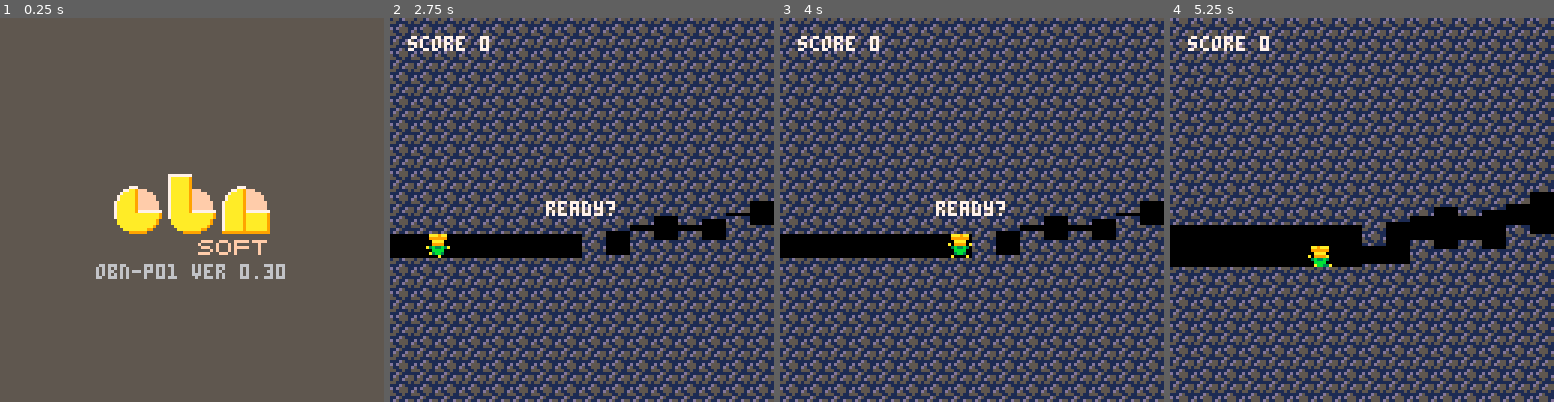
Above: before the commit, frames 1-4 (left to right).
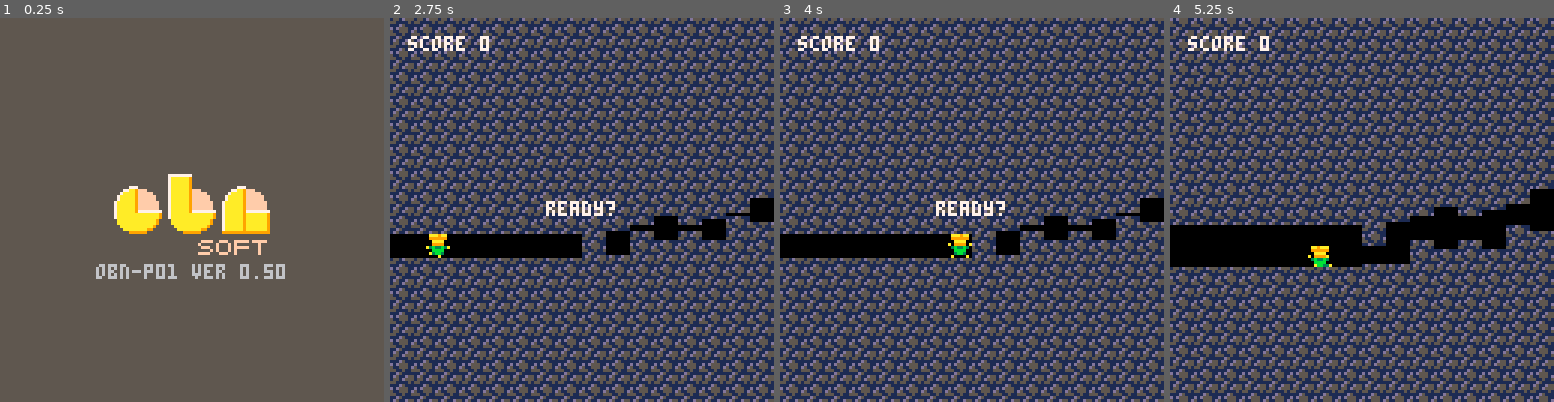
Above: after the commit, the same moments.

Repository: obono/Pico8Works
Game: PICO-8 cartridge src/hollow.p8
Two runs of this game, one before a commit and one after it. Both use one fixed random seed, a clock stepped at 60 frames per second and the inputs below.
Inputs:
- Up to frame 1 (0.25 s): no input
- Up to frame 2 (2.75 s): tap X (X key) at 0.33, 1.07, 1.85 s; tap O (Z key) at 0.7, 1.7, 2.1, 2.5 s; hold Right 1.6-2.1 s; hold Right from 2.47 s (still down)
- Up to frame 3 (4 s): tap O (Z key) at 2.9, 3.3, 3.7 s; tap X (X key) at 2.97 s; release Right at 3.03 s; hold Left 3.08-3.58 s
- Up to frame 4 (5.25 s): hold Right 4.02-4.68 s; tap X (X key) at 4.08, 5.2 s; tap O (Z key) at 4.1, 4.5, 4.9 s; hold Left from 5.08 s (still down)

The runs differ from the first frame. In frame 1, less than 0.1% of the frame differs, in the area x 68-72%, y 64-67%; in frame 2, 0.1%, in the area x 93-100%, y 46-54%; in frame 3, 0.1%; in frame 4, 0.1%.

Commit message:
'Hollow Seeker' v0.50
 - Improve function adjust_gap().
 - Play music.
 - Tune sound effects.

Diff:
--- a/src/hollow.p8
+++ b/src/hollow.p8
@@ -24,7 +24,7 @@
  map(124,28,56,48,2,3) -- b
  map(126,29,74,56,2,2) -- n
  map(125,31,66,72,3,1) -- soft
- print("obn-p01 ver 0.30",
+ print("obn-p01 ver 0.50",
    32,82,6)
 end
 
@@ -109,13 +109,15 @@
 end
 
 function adjust_gap(x, g)
- local d,h,r,y
+ local d,h,l,r,y
  d=cb[x]-ct[x]
  h=rndi(3)
  if (g) h=8-h
- r=rndi(16-abs(h-d))-8
+ l=flr((cb[x]-58)/12)
+ r=rndi(17-abs(h-d)-abs(l))-8
  if (h>d) r+=h-d
- y=mid(cb[x]+r,96,36)
+ if (l<0) r-=l
+ y=mid(32,cb[x]+r,96)
  return y-h,y
 end
 
@@ -125,9 +127,13 @@
  t,b=adjust_gap(cp,g)
  cp=(cp+1)%18
  set_column(cp,t,b)
- if (g) then cm=max(
-  (rnd(1)+1)*sc/128,0)+1 end
- sc+=1
+ if (g) then
+  cm=(rnd(1)+1)*sc/128+1
+ end
+ if (gc==0) then
+  sc+=1
+  if (sc%200==0) start_music()
+ end
 end
 
 function handle_input()
@@ -164,11 +170,21 @@
  end
 end
 
+function start_music()
+ local i,s
+ s=max(13-flr(sc/200),6)
+ -- set speed
+ for i=8,11 do
+  poke(0x3241+i*68,s)
+ end
+ music(0,0,3)
+end
+
 function judge_crushed()
  cs=(cs+1)%192
  if (cs==0) then
   if (cb[pp]-ct[pp]<4) then
-   pe=true
+   pe=true music(-1,0,3)
   end
   cr+=2
  end
@@ -204,7 +220,7 @@
  pa=0 -- player anim no.
  pf=false -- player direction
  pe=false -- player dead
- sc=-9 -- score
+ sc=0 -- score
  for i=0,17 do
   set_column(i,72,80)
  end
@@ -225,6 +241,7 @@
   judge_crushed()
  else
   gc-=1
+  if (gc==0) start_music()
  end
  gd=true
 end
Not shown, changed: the music (__music__) section of src/hollow.p8
Not shown, changed: the sound effects (__sfx__) section of src/hollow.p8
Not shown, changed: carts/hollow.p8.png
